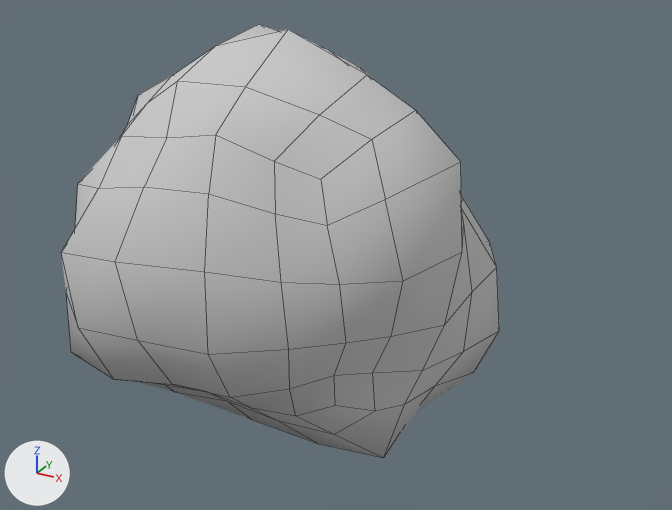
Two versions of the FBX model 2nd prototype/Assets/Art/Level/Models/Rocks/rock.FBX, one commit apart.
Both versions are drawn from a camera (50 mm lens) standing at (1.67, -2.75, 1.98) and looking at (0.19, -0.05, 0.63). The lights are fixed; the arrows at lower left show +X, +Y and +Z. Mesh edges are drawn as thin lines.

In view in the first picture: 'rock'.
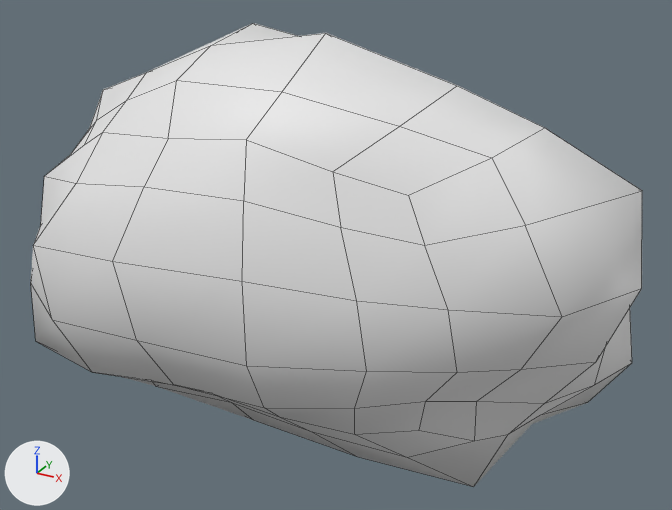
Commit message: new rocks

The change, as a diff of the scene's bpy script:
```diff
--- a/2nd prototype/Assets/Art/Level/Models/Rocks/rock.FBX.py
+++ b/2nd prototype/Assets/Art/Level/Models/Rocks/rock.FBX.py
@@ me_mesh @@
 # used by ob_rock; location = (0.0, 0.0, 0.0); scale = (0.644, 0.644, 0.644)
-me_mesh.from_pydata(...)  # 152 vertices, 150 faces; spans x -1.24..1.12, y -1.22..1.01, z -0.2..2.26
-me_mesh.materials.append(mat_standardmaterial)  # light grey #cacaca
+me_mesh.from_pydata(...)  # 152 vertices, 150 faces; spans x -40.42..50.21, y -30.97..25.63, z -5.11..57.25
+# me_mesh part 1: 152 of 152 vertices moved; they spanned x -1.24..1.12, y -1.22..1.01, z -0.2..2.26 and now span x -40.42..50.21, y -30.97..25.63, z -5.11..57.25; mean shift (2.74, -0.87, 23.93); largest move (1.09, -0.29, 1.71) -> (48.79, -7.46, 43.4)
@@ ob_rock @@
 ob_rock.location = (0.0, 0.0, 0.0)
-ob_rock.scale = (0.644, 0.644, 0.644)
+ob_rock.scale = (0.0254, 0.0254, 0.0254)
```

Boxes (x1, y1, x2, y2) around the edits, measured in the pictures (672 x 510 px):
'rock', recoloured, reshaped, rescaled (grey to white, 39% wider, 7% taller): before (61, 24, 499, 458); after (31, 23, 642, 487)
